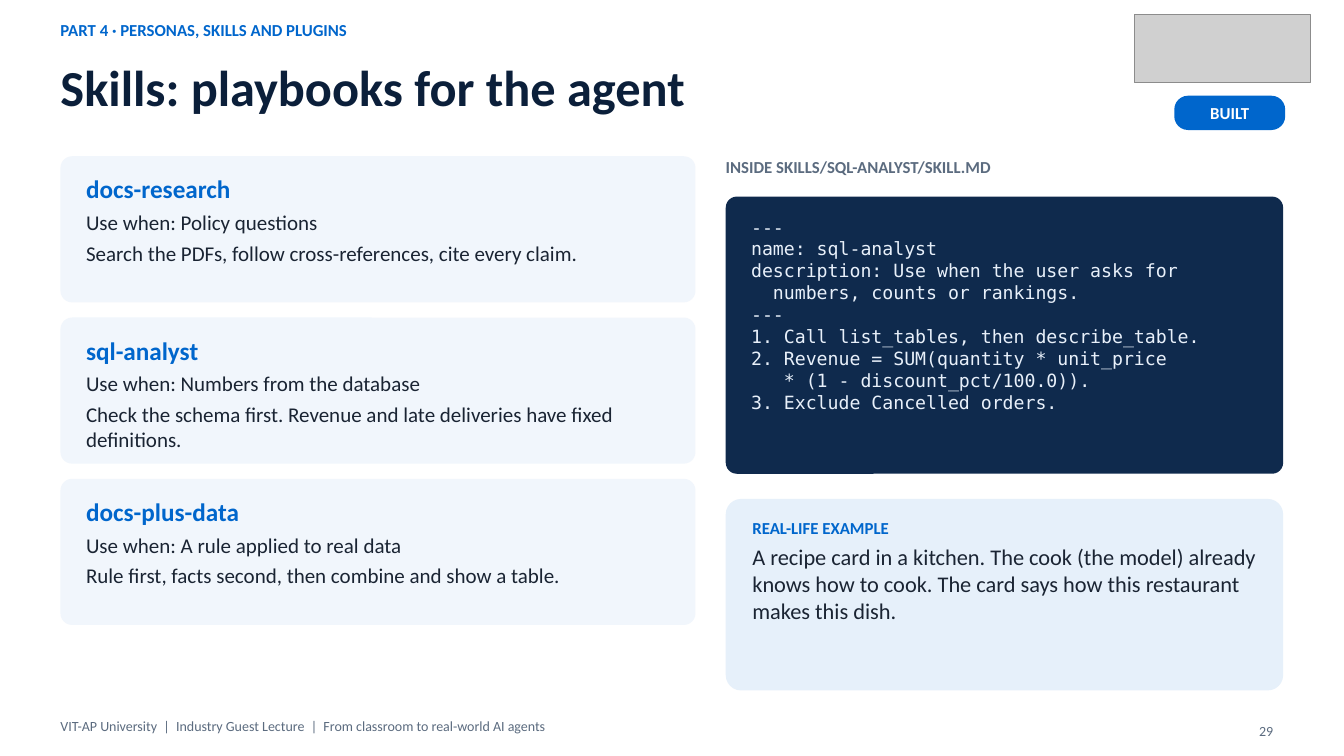
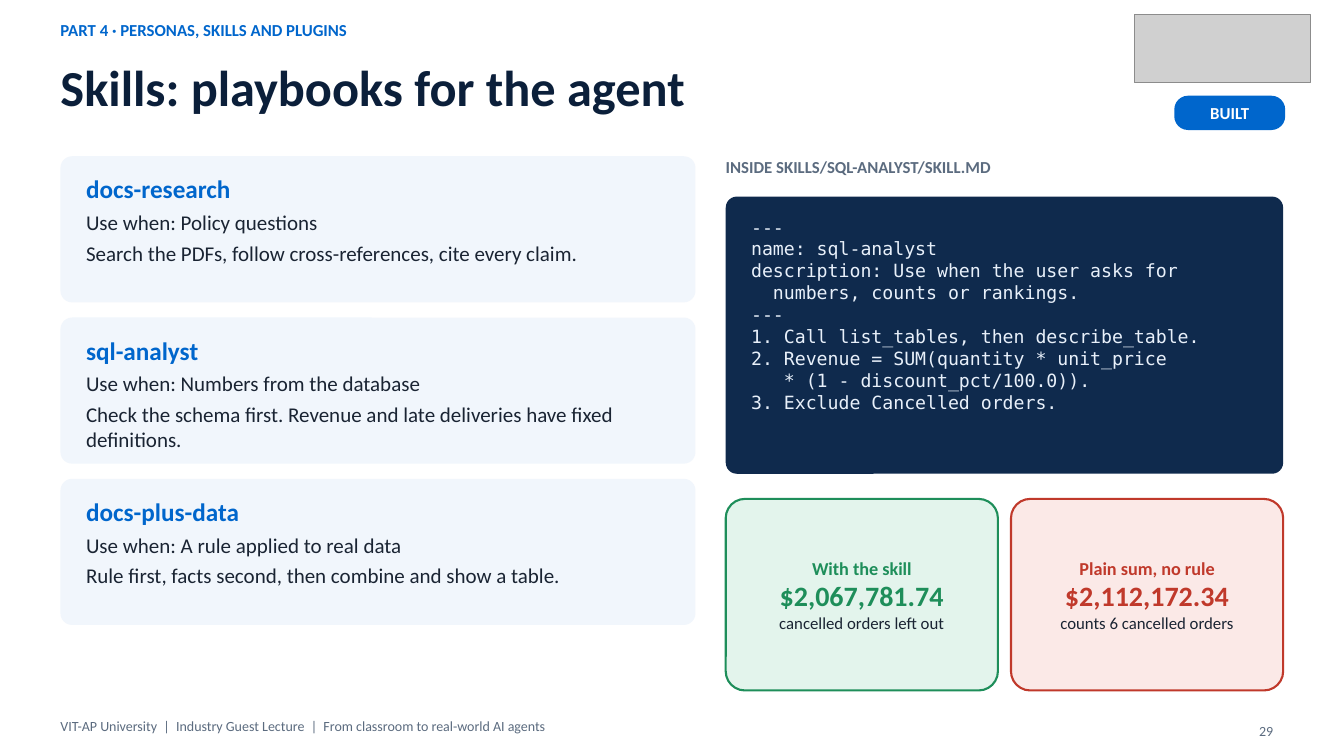
Before and after one commit to nareshroyalc/Demo, a slide deck: slide 29 of deck/VIT-AP_AI_Webinar.pptx. Drawn at 1344x756 pixels with LibreOffice and Linux fonts; fonts in the diff are those of the drawing; grey boxes stand for pictures. Boxes give left, top, right and bottom in pixels: in the first picture for what was removed or moved away, otherwise in the second. Text is boxed around its words. In the diff, an @@ line names an element or a change of style, - is before the commit and + after.

Commit message:
Deck: persona, skill and plugin demo slides; real skills example; generic SmartAgent name (73 slides)

```diff
--- a/deck/VIT-AP_AI_Webinar.pptx
+++ b/deck/VIT-AP_AI_Webinar.pptx
@@ rounded rectangle "With the skill": place and size @@
-rounded rectangle "With the skill" at (726, 499, 1284, 691)
+rounded rectangle "With the skill" at (726, 499, 998, 691)
@@ rounded rectangle "With the skill" at (726, 499, 998, 691): vertical alignment top to middle; fill #E6F0FA to #E3F4EC; outline none to #1E8E5A 1.5 pt; proportions changed @@
@@ rounded rectangle added at (1011, 499, 1284, 691), fill #FBE9E7, outline #C0392B 1.5 pt, 12 pt, text #C0392B, bold @@
+Plain sum, no rule
+$2,112,172.34
+counts 6 cancelled orders
@@ text in rounded rectangle at (779, 562, 944, 629): text changed; size 16 to 12 pt; text colour #1A2433 to #1E8E5A; bold on @@
-REAL-LIFE EXAMPLE
-A recipe card in a kitchen. The cook (the model) already knows how to cook. The card says how this restaurant makes this dish.
+With the skill
+$2,067,781.74
+cancelled orders left out
```
Also in this commit, not shown: 4 other slides changed, 3 slides added, 7 other files.
